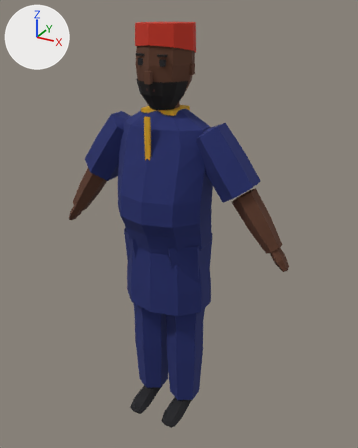
The glTF model apps/client/public/assets/shared/chr/chr_obi.glb as it was, and as the next commit left it.
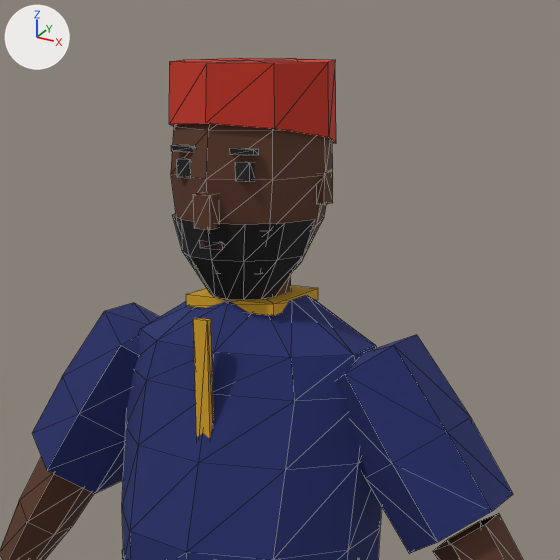
The first picture shows the older version from a 50 mm camera at (0.953, -1.607, 0.916) aimed at (0.037, 0.06, 0.083). The close-ups show the older and then the newer version on the part from 20% to 78% of the width and 0% to 46% of the height of that picture. Only the edits that show in the close-ups are written down. The lights are fixed; the arrows at upper left show +X, +Y and +Z. The close-ups show mesh edges as thin lines. Vertices at exactly the same position are counted once.

Script lines for the objects in view, before the commit:
```python
me_body = bpy.data.meshes.new('body')
me_body.from_pydata(...)  # 568 vertices, 936 faces; spans x -0.52..0.52, y -0.17..0.18, z -0.84..0.86
me_body.materials.append(mat_body)
ob_body = bpy.data.objects.new('body', me_body)
ob_body.location = (0.0, 0.0, 0.0)
```
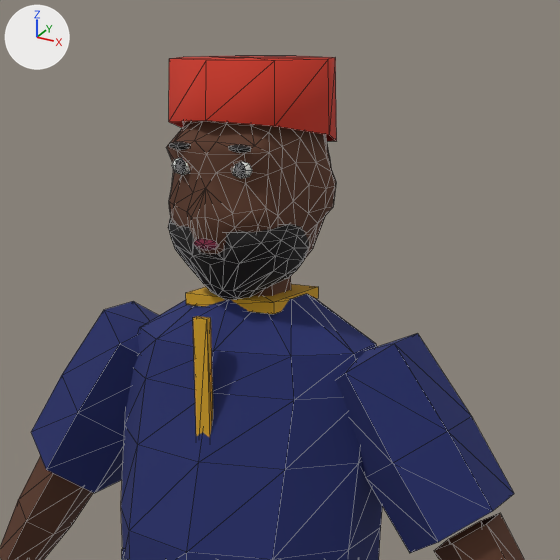
Location of each change, (x1, y1, x2, y2) in pixels of the close-ups (560 x 560 px):
'body', reshaped: before (0, 58, 523, 560); after (0, 56, 524, 560)
part 1 of me_body, deleted (brown): before (193, 193, 219, 230)
part 2 of me_body, built on: before (171, 123, 333, 438); after (166, 121, 336, 438)

What changed in the scene script:
```text
Change me_body:
    used by ob_body; location = (0.0, 0.0, 0.0)
    remove me_body.from_pydata(...)  # 568 vertices, 936 faces; spans x -0.52..0.52, y -0.17..0.18, z -0.84..0.86
    add me_body.from_pydata(...)  # 810 vertices, 1434 faces; spans x -0.52..0.52, y -0.17..0.18, z -0.84..0.87
    me_body part 1: the loose piece of 8 vertices spanning x -0.01..0.01, y -0.1..-0.08, z 0.67..0.71 is deleted
    me_body part 2: 23 vertices moved within x -0.11..0.11, y -0.11..0.04, z 0.35..0.77; 88 vertices removed from x -0.11..0.11, y -0.1..0.15, z 0.35..0.86; 338 vertices added at x -0.12..0.12, y -0.11..0.14, z 0.35..0.85
```
